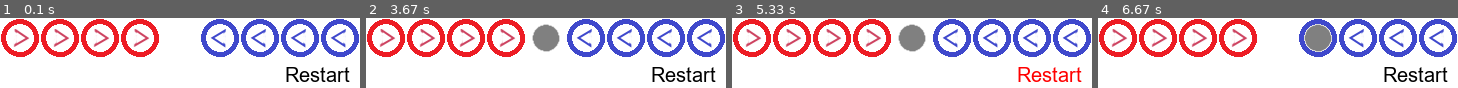
Above: before the commit, frames 1-4 (left to right).
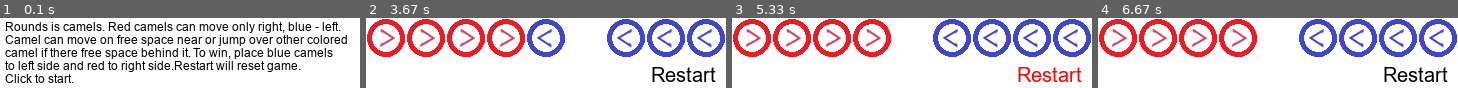
Above: after the commit, the same moments.

Repository: lafayet/LearnPy
Game: pygame game, started from pyGame/Camels/camels_game.py
The game is run twice, just before and just after one commit, with the same random seed, the same clock (stepped at 60 frames per second) and the same inputs.
Inputs (mouse positions are in pixels of both pictures, inside the frame that each line leads up to):
- Up to frame 1 (0.1 s): no input
- Up to frame 2 (3.67 s): press the mouse at (682, 74) at 0.37 s; move the mouse to (607, 53) at 0.47 s; release the mouse at (531, 32) at 0.6 s; press the mouse at (682, 74) at 0.7 s; move the mouse to (553, 55) at 0.8 s; release the mouse at (423, 36) at 0.93 s; click (474, 27) at 1.07 s; click (682, 78) at 1.4 s; press the mouse at (682, 74) at 1.7 s; move the mouse to (603, 64) at 1.8 s; release the mouse at (524, 55) at 1.93 s; press the mouse at (682, 74) at 2.03 s; move the mouse to (546, 62) at 2.13 s; release the mouse at (412, 50) at 2.27 s; press the mouse at (682, 74) at 2.37 s; move the mouse to (603, 55) at 2.47 s; release the mouse at (524, 36) at 2.6 s; press the mouse at (682, 74) at 2.7 s; move the mouse to (549, 53) at 2.8 s; release the mouse at (420, 34) at 2.93 s; press the mouse at (682, 74) at 3.03 s; move the mouse to (628, 60) at 3.13 s; release the mouse at (574, 46) at 3.27 s; click (542, 55) at 3.4 s
- Up to frame 3 (5.33 s): click (948, 55) at 3.73 s; click (937, 41) at 4.07 s; press the mouse at (1048, 74) at 4.37 s; move the mouse to (922, 53) at 4.47 s; release the mouse at (800, 32) at 4.6 s; click (897, 43) at 4.73 s; press the mouse at (1048, 74) at 5.03 s; move the mouse to (1034, 69) at 5.13 s; release the mouse at (1020, 64) at 5.27 s
- Up to frame 4 (6.67 s): press the mouse at (1414, 74) at 5.37 s; move the mouse to (1396, 64) at 5.47 s; release the mouse at (1378, 55) at 5.6 s; click (1310, 46) at 5.73 s; press the mouse at (1414, 74) at 6.03 s; move the mouse to (1407, 53) at 6.13 s; release the mouse at (1404, 32) at 6.27 s; press the mouse at (1414, 74) at 6.37 s; move the mouse to (1368, 62) at 6.47 s; release the mouse at (1321, 48) at 6.6 s

The runs differ from the first frame. In frame 1, 38% of the frame differs, in the area x 0-100%, y 1-93%; in frame 2, 6.7%; in frame 3, 2.3%; in frame 4, 2.3%.

Commit message:
Code restructurised, help message added

Diff:
--- a/pyGame/Camels/camels_game.py
+++ b/pyGame/Camels/camels_game.py
@@ -2,28 +2,53 @@
 
 from pygame.locals import *
 pygame.init()
+pygame.display.set_caption("Camel Game")
+
+TILESIZE = 40 #square tiles, side size in px
+MAPTILEWIDTH = 9
+MAPTILEHEIGHT = 1
+MAPWIDTHPX = MAPTILEWIDTH*TILESIZE
+MAPHEIGHTPX = MAPTILEHEIGHT*TILESIZE
+BARFORTEXTSPX = 30
+
+recources_path = 'recources/'
+
+#create main screen
+DISPLAYSURF = pygame.display.set_mode((MAPWIDTHPX,MAPHEIGHTPX+BARFORTEXTSPX))
+#init font
+INVFONT = pygame.font.Font(recources_path + 'Arial.ttf', 20)
+HLPFONT = pygame.font.Font(recources_path + 'Arial.ttf', 12)
+#init fps count
 fpsClock = pygame.time.Clock()
 
-#useful game dimensions
-TILESIZE = 40
-MAPWIDTH = 9
-MAPHEIGHT = 1
-
-recources_path = 'recources/'
-
-DISPLAYSURF = pygame.display.set_mode((MAPWIDTH*TILESIZE,MAPHEIGHT*TILESIZE+30))
-INVFONT = pygame.font.Font(recources_path + 'Arial.ttf', 20)
-
-#constants representing colors
-BLACK = (0,   0,   0  )
-BROWN = (153, 76,  0  )
-GREEN = (0,   255, 0  )
-BLUE  = (0,   0,   255)
-GREY  = (120, 120, 120)
+#colors
+C_BLACK = (0,   0,   0  )
 С_RED   = (255, 0,   0  )
-WHITE = (255, 255, 255)
-
-#constants representing the different recources
+C_WHITE = (255, 255, 255)
+
+#game texts
+helpMsgStr1 =  "Rounds is camels. Red camels can move only right, blue - left."
+helpMsgStr2 = "Camel can move on free space near or jump over other colored"
+helpMsgStr3 = "camel if there free space behind it. To win, place blue camels"
+helpMsgStr4 = "to left side and red to right side.Restart will reset game."
+helpMsgStr5 = "Click to start."
+
+restartTxtHovered = INVFONT.render("Restart", True, С_RED, C_WHITE)
+restartTxt = INVFONT.render("Restart", True, C_BLACK, C_WHITE)
+winMsg = INVFONT.render("You won! Congratulations!", True, C_BLACK, C_WHITE)
+
+#pygame can't blit multiple line string. So there is five strings for one help message
+helpMsg1 = HLPFONT.render(helpMsgStr1, True, C_BLACK, C_WHITE)
+helpMsg2 = HLPFONT.render(helpMsgStr2, True, C_BLACK, C_WHITE)
+helpMsg3 = HLPFONT.render(helpMsgStr3, True, C_BLACK, C_WHITE)
+helpMsg4 = HLPFONT.render(helpMsgStr4, True, C_BLACK, C_WHITE)
+helpMsg5 = HLPFONT.render(helpMsgStr5, True, C_BLACK, C_WHITE)
+
+#game text position on screen
+textX = MAPWIDTHPX - 10 - restartTxtHovered.get_width()
+textY = MAPHEIGHTPX + 5
+
+#camels types
 NOTHING = 0
 RED = 1
 BLUE = 2
@@ -36,11 +61,9 @@
                 SELECTED: pygame.image.load(recources_path + 'selected.png').convert_alpha()
             }
 
-pygame.display.set_caption("Camel Game")
-
 class Camel:
-    x = 0
-    skin = NOTHING
+    x = 0 #x position of camel
+    skin = NOTHING #camel type
     def __init__ (self, x, skin, name):
         self.x = x
         self.skin = skin
@@ -50,6 +73,7 @@
         result = self.x < other.x
         return result
 
+    # method to move camels if possible
     def move (self, x, camel_list):
         red = self.skin == RED
         blue = self.skin == BLUE
@@ -96,19 +120,6 @@
         #else:
             #print ("Oops! You cannot move it here.")
 
-camelSelected1 = False
-camelSelected2 = False
-restartHover = False
-x1 = -1
-x2 = -1
-tileClicked = [-1,-1]
-mouse_pos = [0.0, 0.0]
-textObj1 = INVFONT.render("Restart", True, С_RED, WHITE)
-textObj2 = INVFONT.render("Restart", True, BLACK, WHITE)
-winMsg = INVFONT.render("You won! Congratulations!", True, BLACK, WHITE)
-textX = MAPWIDTH*TILESIZE - 10 - textObj1.get_width()
-textY = MAPHEIGHT*TILESIZE+5
-click = False
 camels = [Camel(0,RED, "RedONE"),
           Camel(1,RED, "RedTWO"),
           Camel(2,RED, "RedTHREE"),
@@ -119,25 +130,47 @@
           Camel(7,BLUE, "BlueTHREE"),
           Camel(8,BLUE, "BlueFOUR")]
 skins = ("Nothing", "Red", "Blue")
+
+# bool flags to control game state
+camelSelected1 = False  # camel which will be moved selected flag
+camelSelected2 = False  # camel at which place user want to move first camel (free space is also camels)
+restartHover = False    # restart text hovered flag
+click = False           # mouse click flag
+showHelp = True
+
+x1 = -1                 # x position of first camel
+x2 = -1                 # x position of second
+tileClicked = [-1,-1]
+mouse_pos = [0.0, 0.0]
+
+# main game loop
 while True:
-    DISPLAYSURF.fill(WHITE)
+    #clear screen with white color
+    DISPLAYSURF.fill(C_WHITE)
     mouse_pos = pygame.mouse.get_pos()
     click = False
+
+    #process events
     for event in pygame.event.get():
         if event.type == QUIT:
             pygame.quit()
             sys.exit()
         elif event.type == MOUSEBUTTONUP:
-            tileClicked[0] = mouse_pos[0]//TILESIZE
-            tileClicked[1] = mouse_pos[1]//TILESIZE
-            click = True
+            if not showHelp:
+                tileClicked[0] = mouse_pos[0]//TILESIZE
+                tileClicked[1] = mouse_pos[1]//TILESIZE
+                click = True
+            else:
+                showHelp = False
             #print (tileClicked)
 
-    if (mouse_pos[0] > textX) and (mouse_pos[0] < MAPWIDTH*TILESIZE - 10) and (mouse_pos[1] > textY) and (mouse_pos[1] < MAPHEIGHT*TILESIZE+30) :
+    #check that restart is hovered
+    if (mouse_pos[0] > textX) and (mouse_pos[0] < MAPWIDTHPX - 10) and (mouse_pos[1] > textY) and (mouse_pos[1] < MAPHEIGHTPX+BARFORTEXTSPX) :
         restartHover = True
     else:
         restartHover = False
 
+    #reset game
     if restartHover and click:
         camels = [Camel(0,RED, "RedONE"),
           Camel(1,RED, "RedTWO"),
@@ -149,31 +182,54 @@
           Camel(7,BLUE, "BlueTHREE"),
           Camel(8,BLUE, "BlueFOUR")]
         click = False
+
+    #define first selected camel
     if not camelSelected1 and (tileClicked[0] >= 0 and tileClicked[1] == 0):
         camelSelected1 = True
         x1 = tileClicked[0]
         tileClicked[0] = -1
+
+    #define second selected camel
     if not camelSelected2 and camelSelected1 and (tileClicked[0] >= 0 and tileClicked[1] == 0):
         camelSelected2 = True
         x2 = tileClicked[0]
         tileClicked[0] = -1
+
+    #move camels
     if camelSelected1 and camelSelected2:
         camels[x1].move(x2, camels)
         #for c in camels:
             #print ("Camel number = " + str(c.x) + " it's:" + skins[c.skin] + " it's name: " + c.name)
         camelSelected1 = False
         camelSelected2 = False
+
+    #draw camels
     for c in camels:
         DISPLAYSURF.blit(textures[c.skin],[c.x*TILESIZE,0])
+
+    #draw selection of camel
     if camelSelected1:
         DISPLAYSURF.blit(textures[SELECTED],[x1*TILESIZE,0])
+
     if restartHover:
-        textObj = textObj1
+        textObj = restartTxtHovered
     else:
-        textObj = textObj2
-
+        textObj = restartTxt
+
+    #draw restart
     DISPLAYSURF.blit(textObj,(textX, textY))
+
+    #check win condition and show win msg if so
     if camels[0].skin == BLUE and camels[1].skin == BLUE and camels[2].skin == BLUE and camels[3].skin == BLUE and camels[4].skin == NOTHING and camels[5].skin == RED and camels[6].skin == RED and camels[7].skin == RED and camels[8].skin == RED:
         DISPLAYSURF.blit(winMsg,(10, textY))
+
+    if showHelp:
+        DISPLAYSURF.fill(C_WHITE)
+        DISPLAYSURF.blit(helpMsg1,(5, 2))
+        DISPLAYSURF.blit(helpMsg2,(5, 15))
+        DISPLAYSURF.blit(helpMsg3,(5, 28))
+        DISPLAYSURF.blit(helpMsg4,(5, 41))
+        DISPLAYSURF.blit(helpMsg5,(5, 54))
+    #update screen
     pygame.display.update()
     fpsClock.tick(24)
